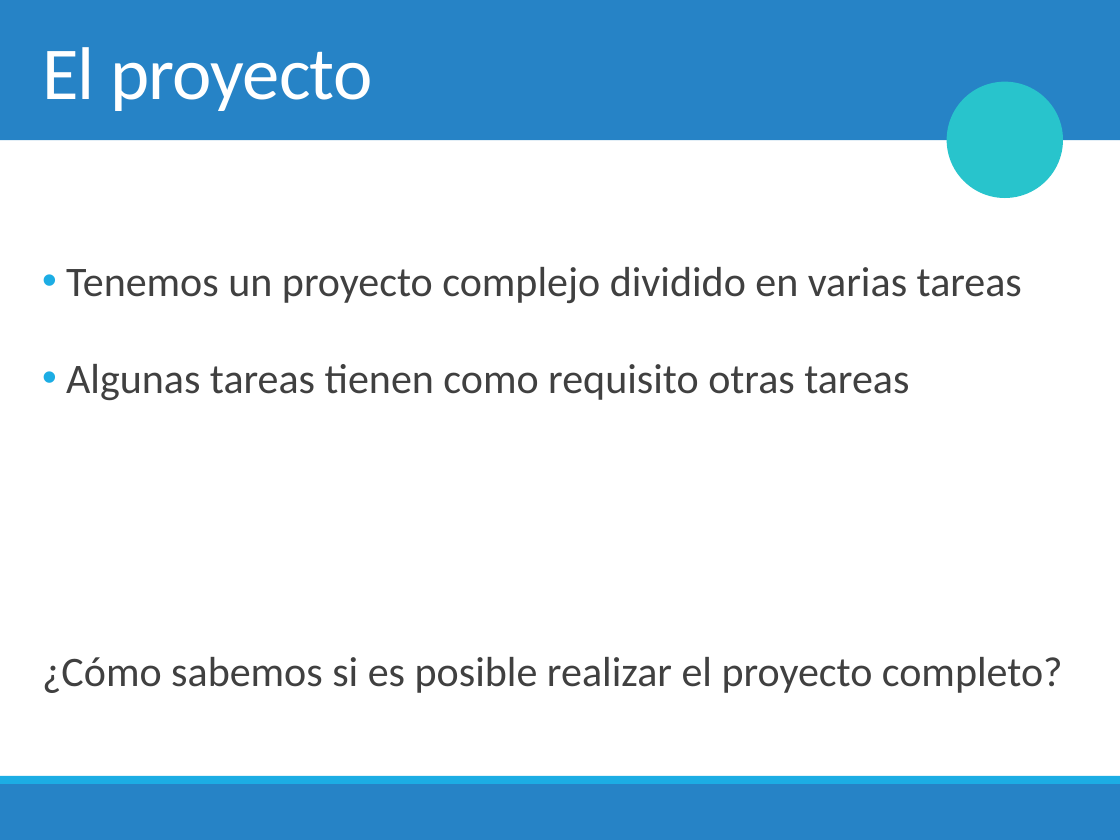
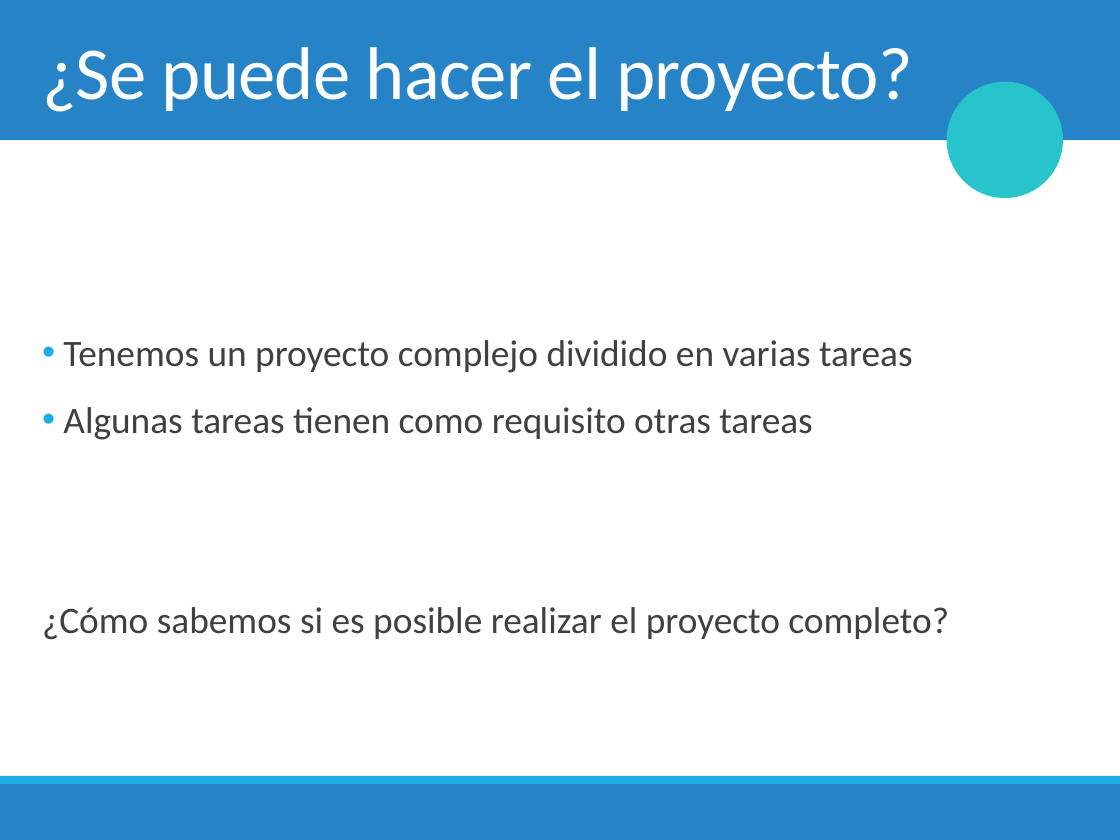
Before and after one commit to mplazadelosreyes/2018-2, a slide deck: slide 1 of Clases/13. Grafos & Depth First Search.pptx. Drawn at 1120x840 pixels with LibreOffice and Linux fonts; fonts in the diff are those of the drawing; background and template pictures are left out. Boxes give left, top, right and bottom in pixels: in the first picture for what was removed or moved away, otherwise in the second. Text is boxed around its words. In the diff, an @@ line names an element or a change of style, - is before the commit and + after.

```diff
--- a/Clases/13. Grafos & Depth First Search.pptx
+++ b/Clases/13. Grafos & Depth First Search.pptx
@@ title at (x1=42, y1=47, x2=912, y2=112): text changed @@
-El proyecto
+¿Se puede hacer el proyecto?
@@ text "Tenemos un proyecto complejo dividido ..." at (x1=42, y1=340, x2=949, y2=640): size 27 to 24 pt; line spacing 1.5 to 1; vertical alignment top to middle @@
```
Also in this commit, not shown: 41 other slides changed, 23 slides added, 1 slide removed, 5 other files.
